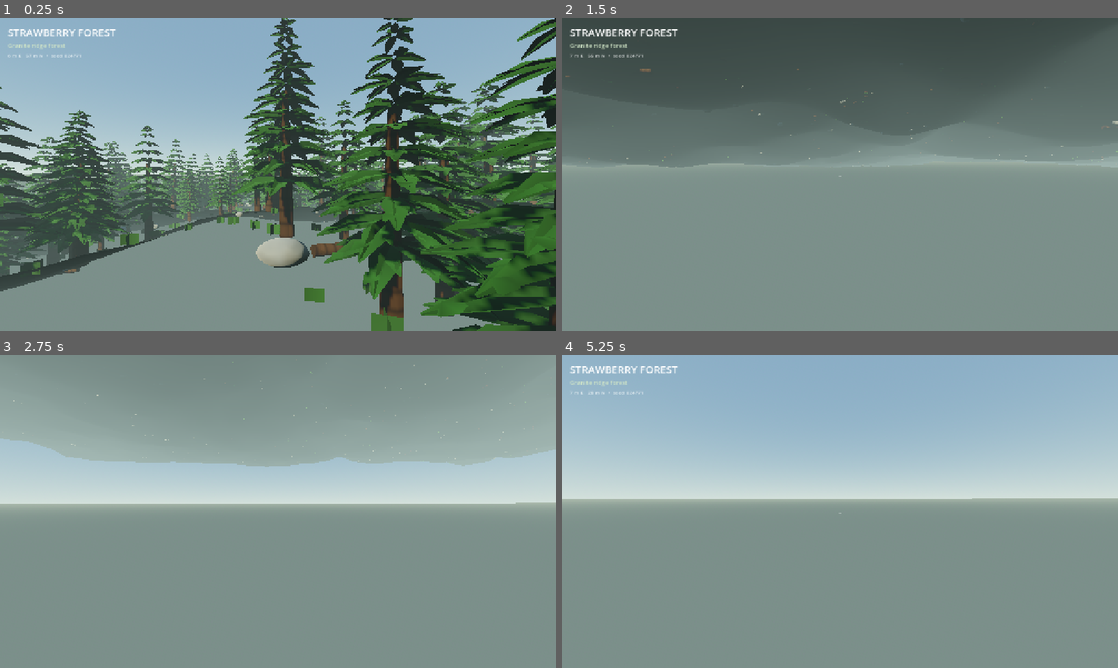
Above: before the commit, frames 1-4 (two rows, left to right).
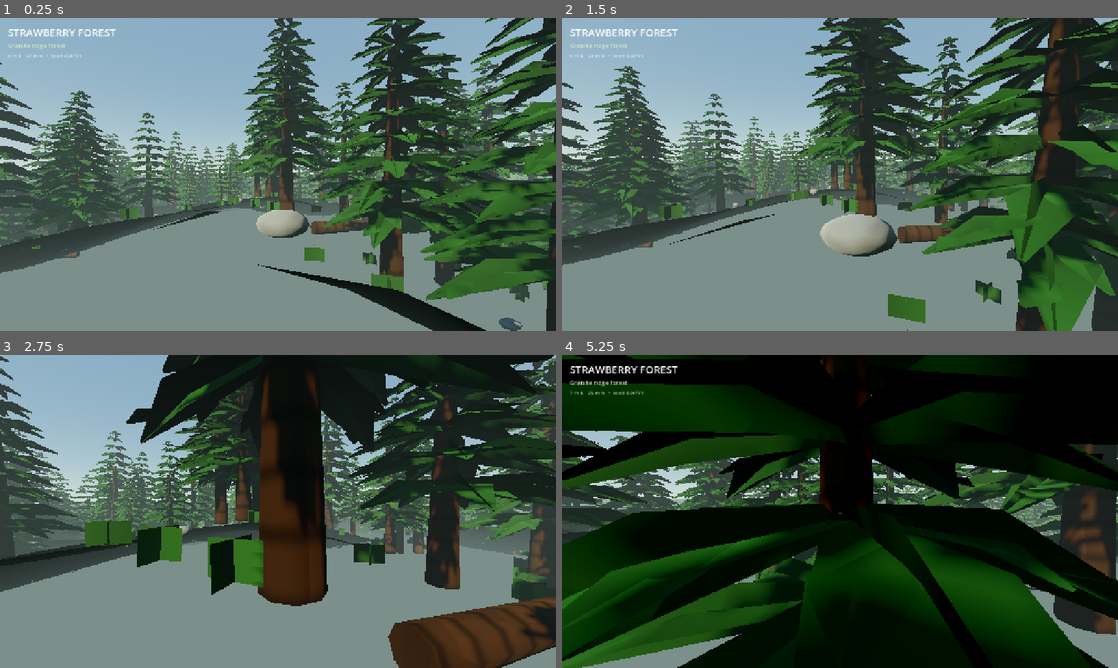
Above: after the commit, the same moments.

Repository: jain-Igtm/Strawberry-Games
Game: Godot game, scene res://main.tscn
Same seed, same stepped clock (60 frames per second), same inputs: the game is played once before the commit and once after it.
Inputs (mouse positions are in pixels of both pictures, inside the frame that each line leads up to):
- Up to frame 1 (0.25 s): no input
- Up to frame 2 (1.5 s): tap Enter at 0.5 s; move the mouse to (867, 174) at 0.52 s; hold W (move_forward) from 0.53 s (still down); tap Space (jump) at 0.6, 0.77, 1.07 s; move the mouse to (812, 174) at 1.27 s; tap Shift (sprint) at 1.35 s
- Up to frame 3 (2.75 s): keep holding W (move_forward); tap Space (jump) at 1.52, 1.55, 1.82, 2.3 s; move the mouse to (289, 505) at 2.02 s; hold H (toggle_ui) from 2.03 s (still down)
- Up to frame 4 (5.25 s): keep holding W (move_forward); move the mouse to (834, 517) at 2.77 s; release H (toggle_ui) at 2.78 s; tap Space (jump) at 2.85, 3.02, 3.32, 3.77, 3.8, 4.07, 4.52, 4.55, 4.82, 5.1 s; move the mouse to (878, 514) at 3.52 s; hold Shift (sprint) 3.53-4.28 s; move the mouse to (795, 508) at 4.27 s; tap H (toggle_ui) at 4.35 s; move the mouse to (845, 511) at 5.02 s

The runs differ from the first frame. In frame 1, 41% of the frame differs, in the area x 0-100%, y 0-100%; in frame 2, 73%; in frame 3, 73%; in frame 4, 97%.

Commit message:
Use authoritative procedural ground for stable forest locomotion

Diff:
--- a/godot-forest-explorer/scripts/player.gd
+++ b/godot-forest-explorer/scripts/player.gd
@@ -5,10 +5,12 @@
 const GROUND_ACCEL: float = 22.0
 const AIR_ACCEL: float = 5.0
 const JUMP_VELOCITY: float = 6.4
+const GRAVITY: float = 18.0
 const MOUSE_SENSITIVITY: float = 0.00175
 const TOUCH_SENSITIVITY: float = 0.00245
-const GROUND_STICK_VELOCITY: float = -0.65
+const GROUND_OFFSET: float = 0.035
 
+@onready var world: Node3D = get_parent()
 @onready var head: Node3D = $Head
 @onready var camera: Camera3D = $Head/Camera3D
 @onready var mobile_controls: CanvasLayer = get_node("../MobileControls")
@@ -18,20 +20,20 @@
 var bob_phase: float = 0.0
 var sway: Vector2 = Vector2.ZERO
 var landing_kick: float = 0.0
-var was_grounded: bool = false
 var mouse_captured: bool = false
 
+# Grounding is driven by the same deterministic height function that draws the
+# terrain. This makes falling through or becoming embedded in streamed ground
+# impossible even if a device's 3D physics backend behaves differently.
+var terrain_grounded: bool = true
+var vertical_speed: float = 0.0
+
 func _ready() -> void:
-    # Keep the capsule planted on rolling terrain instead of repeatedly becoming
-    # airborne over small changes in slope. Constant-speed floor motion also
-    # prevents uphill/downhill terrain from changing the apparent walk speed.
-    up_direction = Vector3.UP
-    floor_snap_length = 0.72
-    floor_max_angle = deg_to_rad(54.0)
-    floor_stop_on_slope = true
-    floor_constant_speed = true
-    floor_block_on_wall = true
-    safe_margin = 0.035
+    # Terrain is handled analytically. Floating motion mode leaves CharacterBody3D
+    # collision available for nearby trunks and future obstacles without asking
+    # the physics engine to classify the procedural terrain as a floor.
+    motion_mode = CharacterBody3D.MOTION_MODE_FLOATING
+    safe_margin = 0.025
 
     if not OS.has_feature("mobile"):
         Input.mouse_mode = Input.MOUSE_MODE_CAPTURED
@@ -52,6 +54,12 @@
     if touch_look.length_squared() > 0.0:
         _apply_look(touch_look, TOUCH_SENSITIVITY)
 
+    # If we are walking, establish the correct ground position before doing any
+    # obstacle collision. This also immediately repairs an old save/frame state
+    # that happened to begin underneath the visible terrain.
+    if terrain_grounded:
+        global_position.y = _ground_height_here() + GROUND_OFFSET
+
     var keyboard: Vector2 = Input.get_vector("move_left", "move_right", "move_forward", "move_back")
     var touch_move: Vector2 = mobile_controls.get("move_vector")
     var input_vec: Vector2 = touch_move if touch_move.length_squared() > keyboard.length_squared() else keyboard
@@ -67,27 +75,50 @@
     var sprinting: bool = Input.is_action_pressed("sprint") or bool(mobile_controls.get("sprint_held"))
     var target_speed: float = SPRINT_SPEED if sprinting else WALK_SPEED
     var target_velocity: Vector3 = wish_dir * target_speed
-    var accel: float = GROUND_ACCEL if is_on_floor() else AIR_ACCEL
+    var accel: float = GROUND_ACCEL if terrain_grounded else AIR_ACCEL
     velocity.x = move_toward(velocity.x, target_velocity.x, accel * delta)
     velocity.z = move_toward(velocity.z, target_velocity.z, accel * delta)
 
     var wants_jump: bool = Input.is_action_just_pressed("jump") or bool(mobile_controls.call("consume_jump"))
-    if is_on_floor():
-        if wants_jump:
-            velocity.y = JUMP_VELOCITY
-        else:
-            # A small downward bias gives floor snapping a stable direction and
-            # keeps the controller attached while cresting or descending hills.
-            velocity.y = GROUND_STICK_VELOCITY
+    if terrain_grounded and wants_jump:
+        terrain_grounded = false
+        vertical_speed = JUMP_VELOCITY
+
+    # Only horizontal velocity is given to CharacterBody3D. Its job here is to
+    # stop us walking through solid trunks. Terrain elevation is applied below
+    # from the exact world function rather than a second collision mesh.
+    velocity.y = 0.0
+    move_and_slide()
+
+    var ground_y: float = _ground_height_here() + GROUND_OFFSET
+    var landed_this_frame: bool = false
+    var landing_speed: float = 0.0
+
+    if terrain_grounded:
+        global_position.y = ground_y
+        vertical_speed = 0.0
     else:
-        velocity.y -= 18.0 * delta
+        vertical_speed -= GRAVITY * delta
+        global_position.y += vertical_speed * delta
+        if global_position.y <= ground_y and vertical_speed <= 0.0:
+            landing_speed = absf(vertical_speed)
+            global_position.y = ground_y
+            vertical_speed = 0.0
+            terrain_grounded = true
+            landed_this_frame = true
 
-    move_and_slide()
+    velocity.y = vertical_speed
+
+    if landed_this_frame:
+        landing_kick = minf(0.045, landing_speed * 0.006 + 0.014)
+
     _update_camera_motion(delta, input_vec, sprinting)
 
-    if is_on_floor() and not was_grounded and velocity.y <= 0.1:
-        landing_kick = minf(0.045, absf(velocity.y) * 0.006 + 0.014)
-    was_grounded = is_on_floor()
+func _ground_height_here() -> float:
+    var origin_offset: Vector2 = world.get("origin_offset")
+    var abs_x: float = global_position.x + origin_offset.x
+    var abs_z: float = global_position.z + origin_offset.y
+    return float(world.call("height_at", abs_x, abs_z))
 
 func _apply_look(delta_pixels: Vector2, sensitivity: float) -> void:
     yaw -= delta_pixels.x * sensitivity
@@ -100,7 +131,7 @@
 
 func _update_camera_motion(delta: float, input_vec: Vector2, sprinting: bool) -> void:
     var planar_speed: float = Vector2(velocity.x, velocity.z).length()
-    var moving: bool = is_on_floor() and input_vec.length() > 0.08 and planar_speed > 0.5
+    var moving: bool = terrain_grounded and input_vec.length() > 0.08 and planar_speed > 0.5
     if moving:
         var rate: float = 10.7 if sprinting else 8.15
         bob_phase += delta * rate * clampf(planar_speed / WALK_SPEED, 0.6, 1.5)
